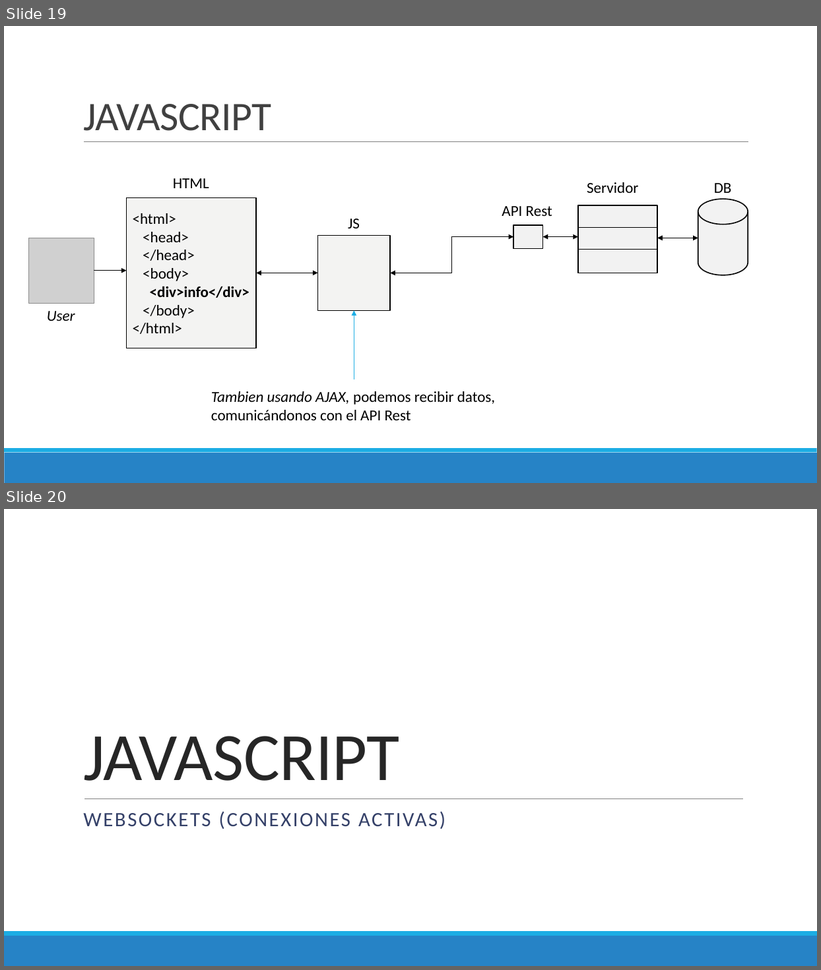
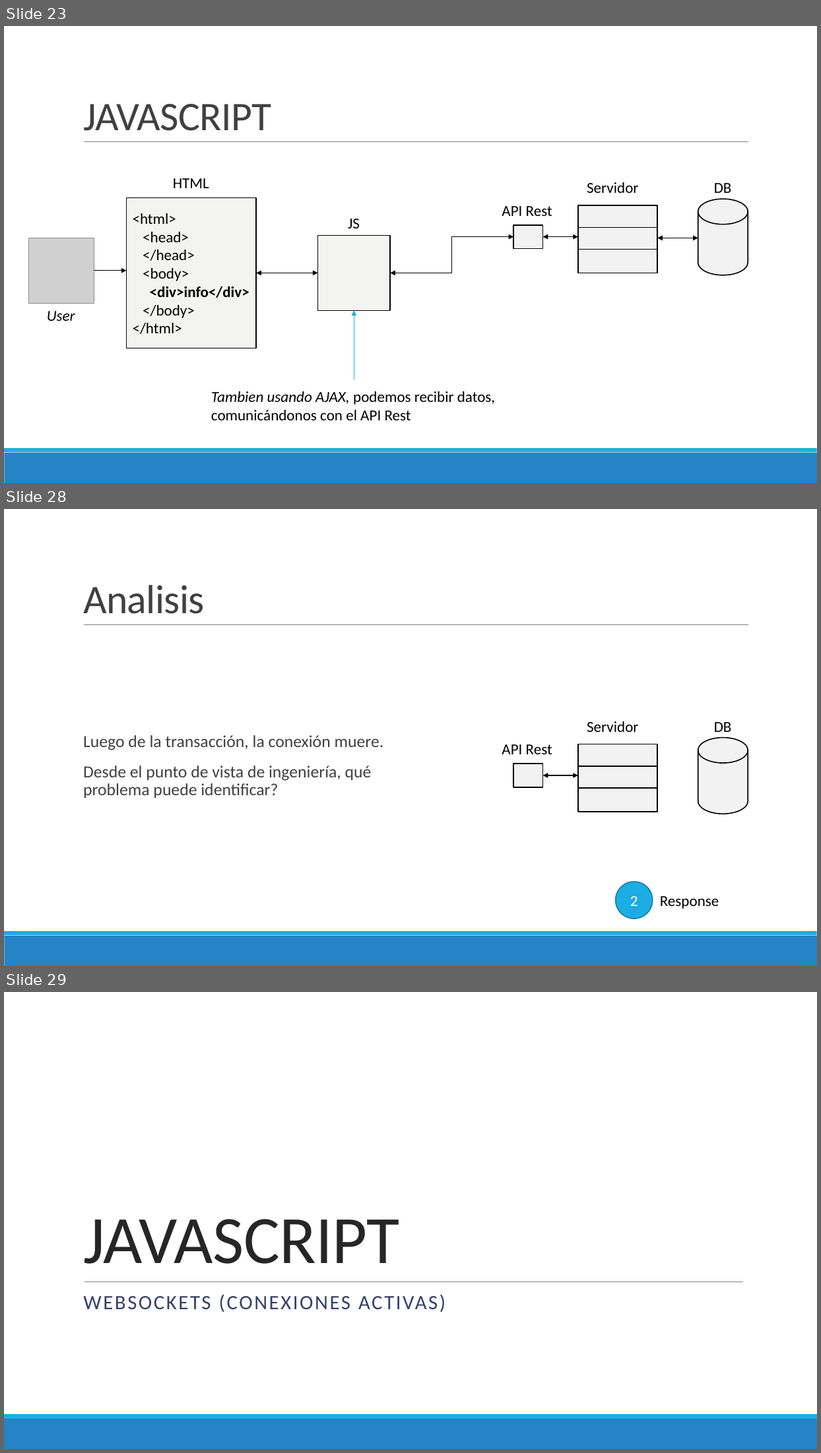
Before and after one commit to Domiciano/PrograRed201, a slide deck: Semana 14/Presentación.pptx. Shown one above the other, each under a label of ours: slides 19 and 20 before the commit, slides 23, 28 and 29 after it; the slides between them are not shown. The pictures are 821x970 and 821x1453 pixels, drawn with LibreOffice and Linux fonts; fonts in the diff are those of the drawing; grey boxes stand for pictures. Boxes give left, top, right and bottom in pixels: in the first picture for what was removed or moved away, otherwise in the second. Text is boxed around its words. In the diff, an @@ line names an element or a change of style, - is before the commit and + after.

```diff
--- a/Semana 14/Presentación.pptx
+++ b/Semana 14/Presentación.pptx
@@ slide 28 added at (4, 509, 817, 966), background #FFFFFF; not listed: 3 template elements that a slide beside it also shows @@
@@ title added at (83, 585, 205, 614), 48 pt, text #404040 @@
+Analisis
@@ text added at (587, 722, 638, 732), 18 pt, text #000000 @@
+Servidor
@@ text added at (714, 722, 732, 732), 18 pt, text #000000 @@
+DB
@@ text added at (83, 735, 384, 798), 20 pt, text #404040 @@
+  Luego de la transacción, la conexión muere.
+  Desde el punto de vista de ingeniería, qué problema puede identificar?
@@ text added at (502, 745, 552, 755), 18 pt, text #000000 @@
+API Rest
@@ rectangle added at (579, 745, 658, 768), fill #F2F2F2, outline #000000 1.25 pt @@
@@ cylinder added at (698, 738, 748, 814), fill #F2F2F2, outline #000000 1.25 pt @@
@@ rectangle added at (514, 764, 543, 788), fill #F2F2F2, outline #000000 1.25 pt @@
@@ double arrow added from (543, 776) to (578, 776), #000000 1 pt @@
@@ rectangle added at (579, 766, 658, 790), fill #F2F2F2, outline #000000 1.25 pt @@
@@ rectangle added at (579, 788, 658, 812), fill #F2F2F2, outline #000000 1.25 pt @@
@@ ellipse added at (616, 883, 653, 920), fill #1CADE4, outline #1580A9 1.25 pt, 18 pt, text #FFFFFF @@
+2
@@ text added at (660, 896, 719, 909), 18 pt, text #000000 @@
+Response
@@ what was slide 19 is now slide 23 @@
@@ what was slide 20 is now slide 29 @@
```
Also in this commit, not shown: 10 other slides added.
